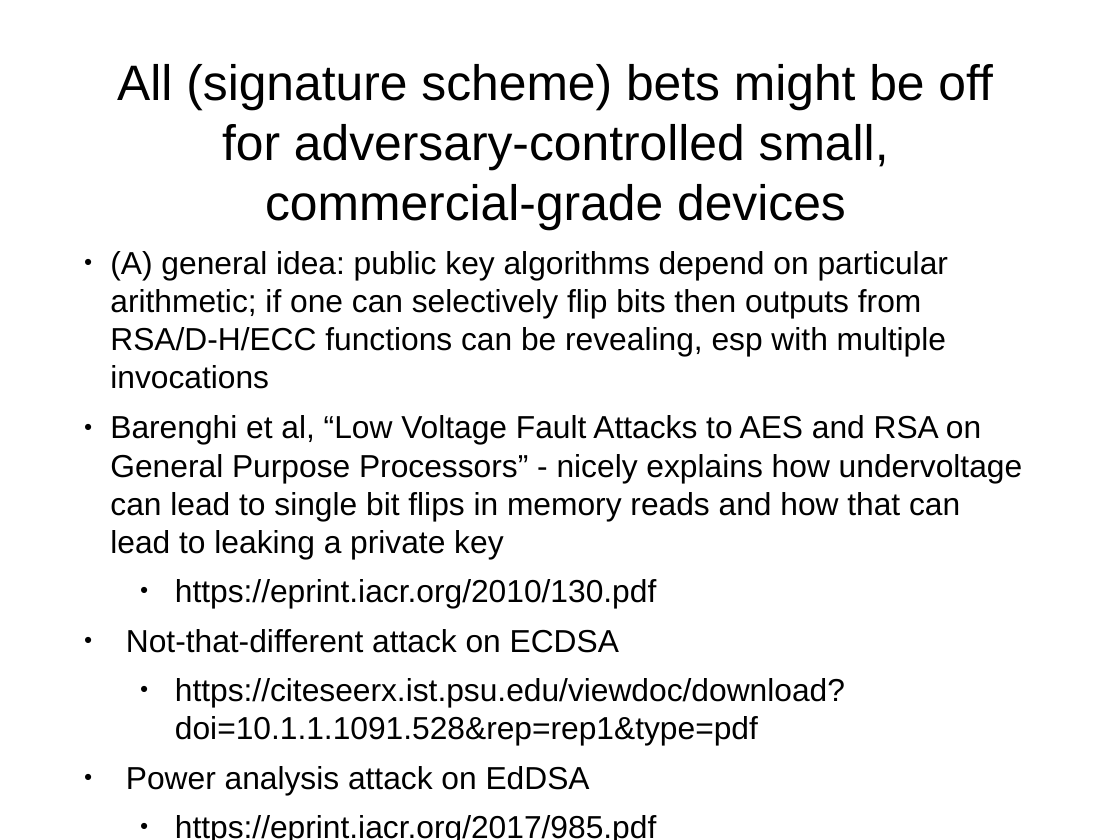
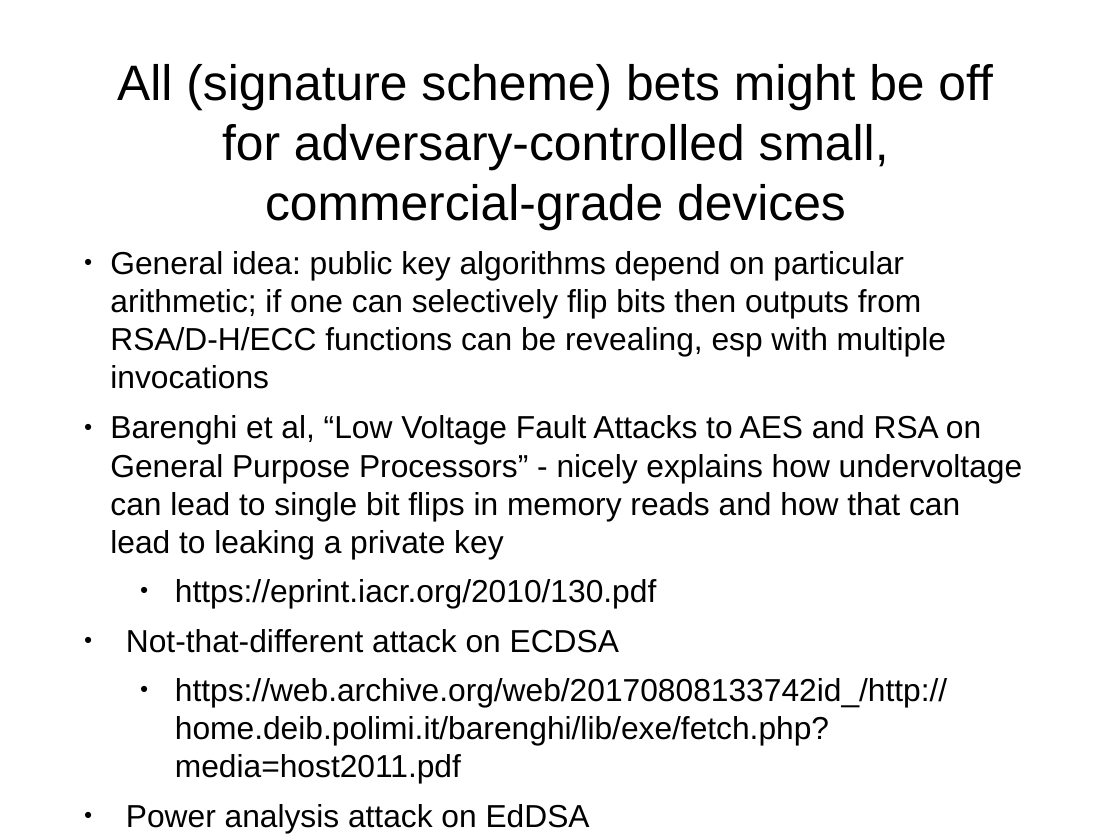
Before and after one commit to sftcd/cs7053, a slide deck: slide 153 of 2023lectures/04-crypto.odp. Drawn at 1120x840 pixels with LibreOffice and Linux fonts; fonts in the diff are those of the drawing. Boxes give left, top, right and bottom in pixels: in the first picture for what was removed or moved away, otherwise in the second. Text is boxed around its words. In the diff, an @@ line names an element or a change of style, - is before the commit and + after.

```diff
--- a/2023lectures/04-crypto.odp
+++ b/2023lectures/04-crypto.odp
@@ text at bbox=[110, 251, 946, 389]: text changed @@
-● (A) general idea: public key algorithms depend on particular arithmetic; if one can selectively flip bits then outputs from RSA/D-H/ECC functions can be revealing, esp with multiple invocations
+● General idea: public key algorithms depend on particular arithmetic; if one can selectively flip bits then outputs from RSA/D-H/ECC functions can be revealing, esp with multiple invocations
@@ text at bbox=[175, 678, 947, 783]: text changed @@
-  ● https://citeseerx.ist.psu.edu/viewdoc/download?doi=10.1.1.1091.528&rep=rep1&type=pdf
+  ● https://web.archive.org/web/20170808133742id_/http://home.deib.polimi.it/barenghi/lib/exe/fetch.php?media=host2011.pdf
```
Also in this commit, not shown: 3 other slides changed, 4 other files.
